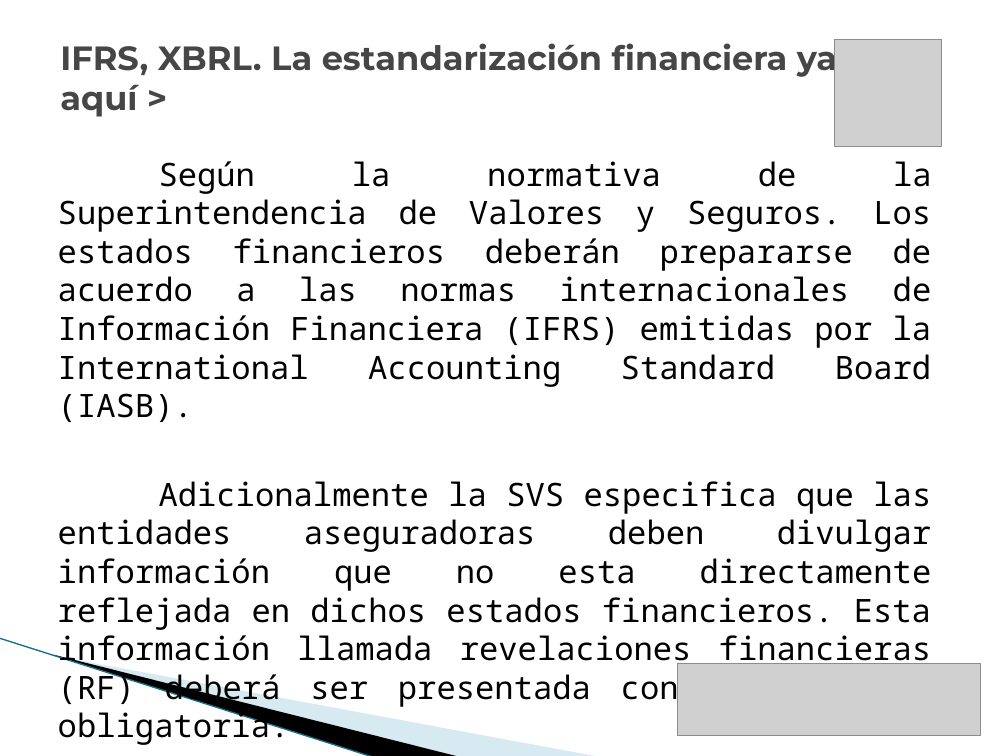
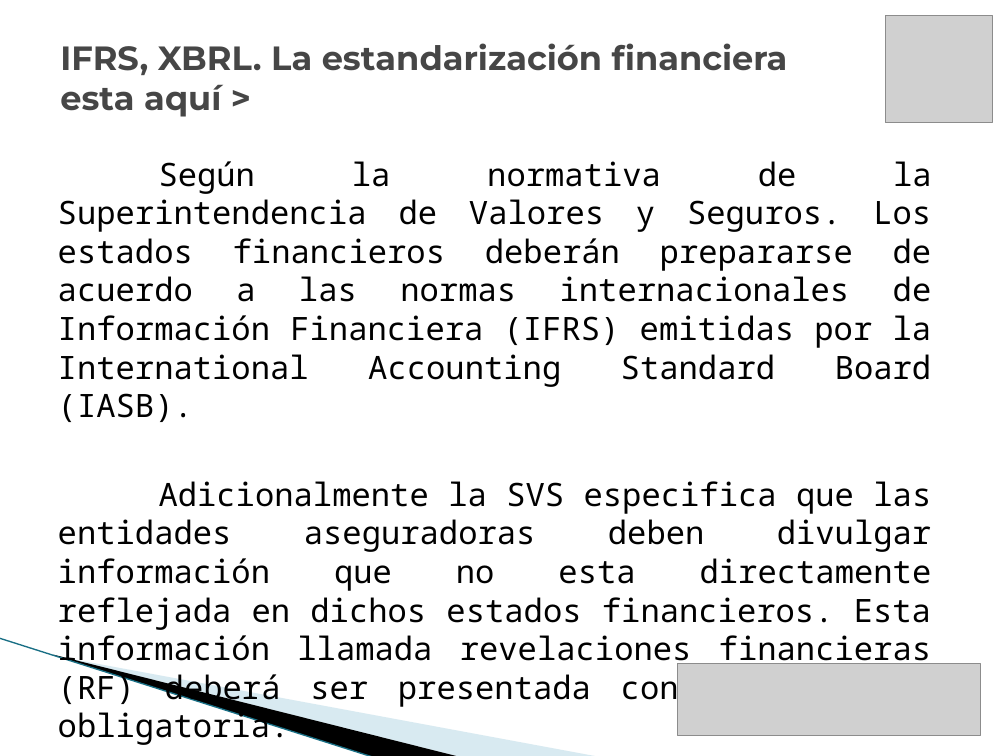
Before and after one commit to vicky1404/rev-ii, a slide deck: slide 6 of docs/comercial/brochure_2.pptx. Drawn at 1008x756 pixels with LibreOffice and Linux fonts; fonts in the diff are those of the drawing; grey boxes stand for pictures; background and template pictures are left out. Boxes give left, top, right and bottom in pixels: in the first picture for what was removed or moved away, otherwise in the second. Text is boxed around its words. In the diff, an @@ line names an element or a change of style, - is before the commit and + after.

```diff
--- a/docs/comercial/brochure_2.pptx
+++ b/docs/comercial/brochure_2.pptx
@@ picture: place and size @@
-picture at [835, 39, 941, 146]
+picture at [885, 16, 992, 123]
@@ title at [60, 43, 788, 117]: text changed @@
-IFRS, XBRL. La estandarización financiera ya esta aquí >
+IFRS, XBRL. La estandarización financiera
+esta aquí >
```
Also in this commit, not shown: 22 other slides changed.
